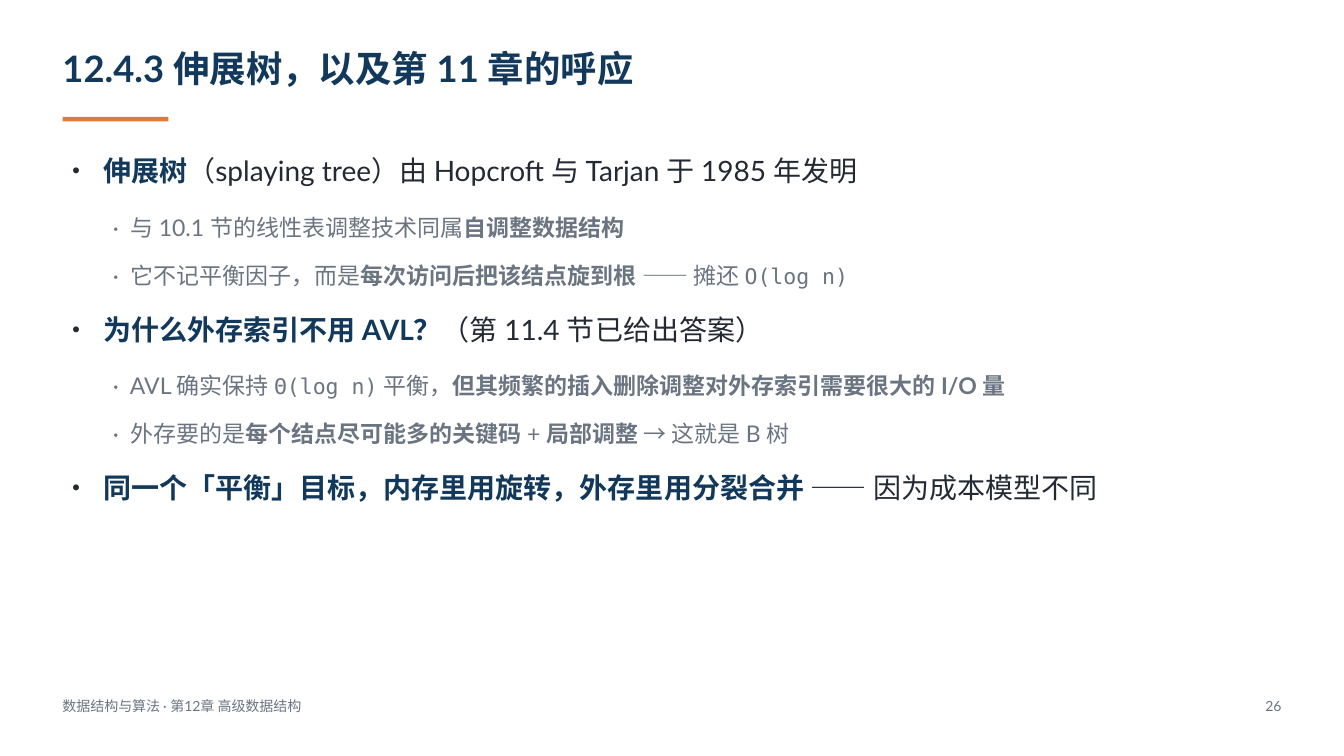
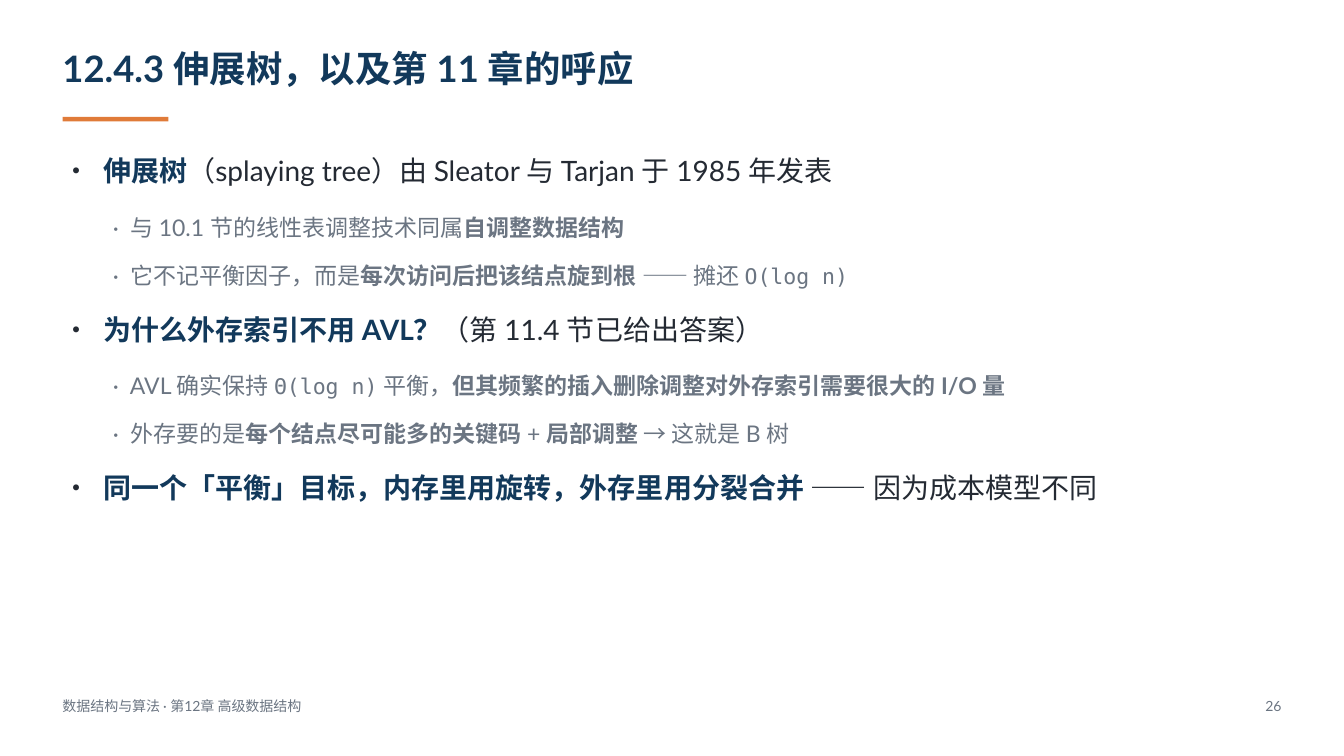
Before and after one commit to GMyhf/dsa-modernization, a slide deck: slide 26 of courseware/DSA_CH12_Advanced_Structures.pptx. Drawn at 1344x756 pixels with LibreOffice and Linux fonts; fonts in the diff are those of the drawing. Boxes give left, top, right and bottom in pixels: in the first picture for what was removed or moved away, otherwise in the second. Text is boxed around its words. In the diff, an @@ line names an element or a change of style, - is before the commit and + after.

```diff
--- a/courseware/DSA_CH12_Advanced_Structures.pptx
+++ b/courseware/DSA_CH12_Advanced_Structures.pptx
@@ text at (103, 157, 833, 186): text changed @@
-• 伸展树（splaying tree）由 Hopcroft 与 Tarjan 于 1985 年发明
+• 伸展树（splaying tree）由 Sleator 与 Tarjan 于 1985 年发表
```
Also in this commit, not shown: 32 other files.
